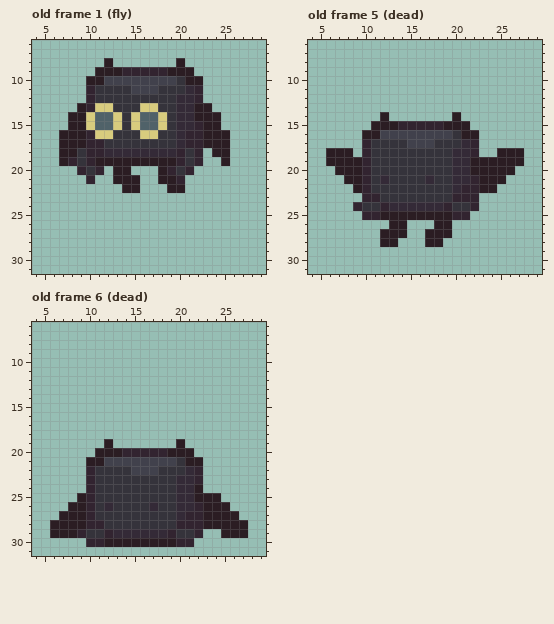
One commit to this pixel-art file: assets/sprites/enemy/fly/fly.aseprite. Above is the file before it was changed.
32x32 pixels, 6 frames. Shown: old frame 1 (fly): x 4..29, y 6..31; old frame 5 (dead): x 4..29, y 6..31; old frame 6 (dead): x 4..29, y 6..31. The commit also changed other frames, which this record leaves out.
Now the later version:
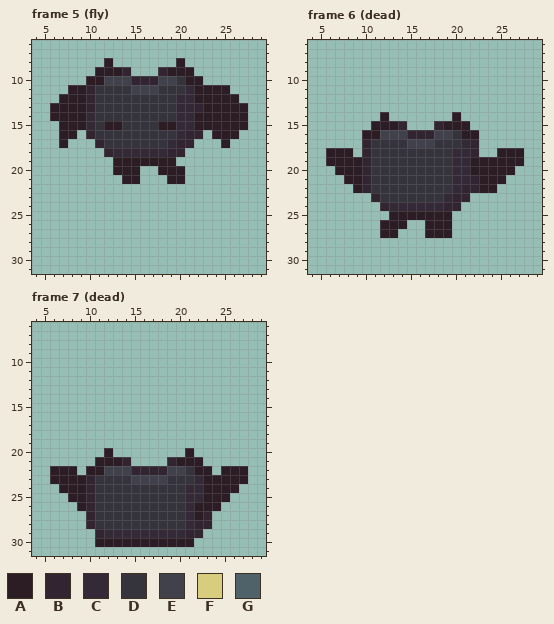
Palette (. is transparent): A #2b1d23  B #322430  C #342a37  D #35333b  E #41414c  F #d8cc7e  G #506269
A new or re-ordered frame is compared with the old frame closest to it.
Difference:
frames 6 -> 9
layer "eye" added
layer "mao" now hidden
frames re-ordered
Changed rows in their new state; - is an unchanged pixel.
Frame 5 (fly) against old frame 1 (fly):
first column x 6:
 9 ---------...----------
10 ---------BBB----------
11 --AA------------AAAA--
12 -AAA------------AAAAA-
13 AAA--DD---DD----B-AAAA
14 AA--CDDD-DDDD------AAA
15 -A--CDAA-DDDAA--A--AAA
16 ---.-DD---DD-----.--A-
17 --...--------CB-...---
18 -.....B------B-..-..--
19 -......-------...--.--
20 ---...---A---AA.------
21 ----.--.----.-A-------
22 --------..---..-------
Frame 6 (dead) against old frame 5 (dead):
first column x 15:
15 ...
16 BBB
first column x 9:
21 ---D----D-----
23 -.--------C--.
24 ...--------B..
25 -...-------..-
26 ---A----A-----
27 -----.--------
28 ---..---..----
Frame 7 (dead) is new; against old frame 6 (dead):
first column x 6:
19 ------.-------.-------
20 -----.-........-------
21 ----.-AAB....BA-------
22 AAA-AAEEEBBBBEEDAA-AAA
23 AAAA-----EEEE-DDCAAAAA
24 -AAA----------D-CAAAA-
25 --A-----------D-C--A--
26 --.---D----D--D-A--.--
27 -...----------DCAB...-
28 ....-D--------DC-B....
29 .....BC------CCB---...
30 ----.A--------AA------
Pixel boxes of the changes (left, top, right, bottom) in both pictures:
changed: (50, 67, 248, 193)
changed: (407, 121, 434, 139)
changed: (353, 175, 479, 247)
changed: (50, 439, 248, 547)
